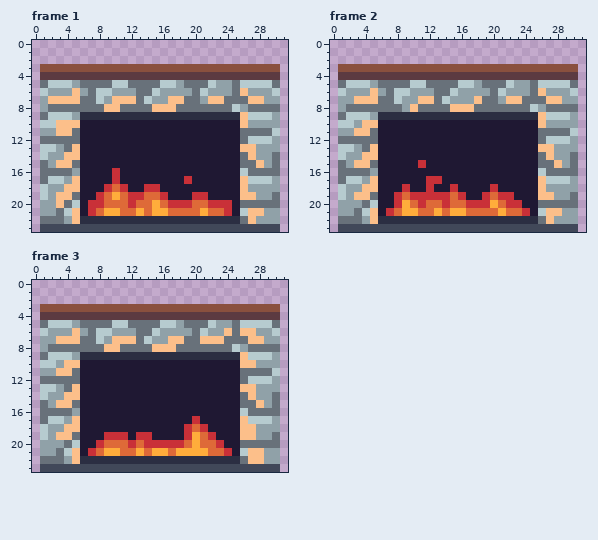
Two versions of one pixel-art file, Assets/Objects/Chimney.ase. Above, as it was before the edit.
32x24 pixels, 3 frames. Shown: frame 1, frame 2, frame 3.
The same view after the edit:
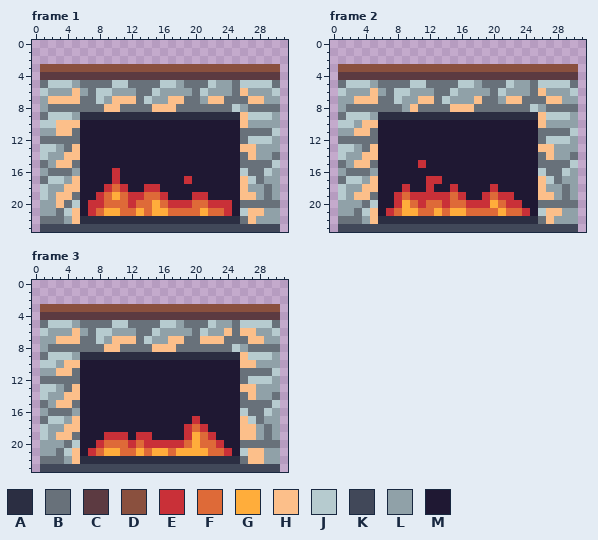
Palette (. is transparent): A #2b2e42  B #68717a  C #5c3a41  D #8a503e  E #c93038  F #de6a38  G #ffad3b  H #fcbf8a  J #b6cbcf  K #414859  L #90a1a8  M #1f1833
Edits made:
--- frame 1, layers "Layer 3", "Layer 1"
@@ x 0..31 @@
 14 .JLLHHMMMMMMMMMMMMMMMMMMMMBHLLB.
-15 .BLHHBMMMMMMMMMMMMMMMMMMMMBBHLB.
-16 .BBBBLMMMMEMMMMMMMMMMMMMMMJBBBB.
-17 .BJJLHMMMMEMMMMMMMMEMMMMMMHJJJL.
-18 .JLLHHMMMEFEMMEEMMMMMMMMMMHLLLL.
-19 .JLHHBMMEFGFEEFFEMMMEEMMMMHHLLB.
+15 .BLHHBMMMMMMMMMMMMMMMMMMMMBBBBJ.
+16 .LBBBLMMMMEMMMMMMMMMMMMMMMJBBJL.
+17 .BJJLHMMMMEMMMMMMMMEMMMMMMHJBLL.
+18 .JLLHHMMMEFEMMEEMMMMMMMMMMHLLBL.
+19 .JLHHBMMEFGFEEFFEMMMEEMMMMHHLBL.
 20 .LLHBJMEEFFFEFFGFEEEFFEEEMBBBBB.
--- frame 2, layers "Layer 3", "Layer 1"
@@ x 0..31 @@
 14 .JLLHHMMMMMMMMMMMMMMMMMMMMBHLLB.
-15 .BLHHBMMMMMEMMMMMMMMMMMMMMBBHLB.
-16 .BBBBLMMMMMMMMMMMMMMMMMMMMJBBBB.
-17 .BJJLHMMMMMMEEMMMMMMMMMMMMHJJJL.
-18 .JLLHHMMMEMMEMMEMMMMEMMMMMHLLLL.
-19 .JLHHBMMEFEEEEEFEMMEFEEMMMHHLLB.
+15 .BLHHBMMMMMEMMMMMMMMMMMMMMBBBBJ.
+16 .LBBBLMMMMMMMMMMMMMMMMMMMMJBBJL.
+17 .BJJLHMMMMMMEEMMMMMMMMMMMMHJBLL.
+18 .JLLHHMMMEMMEMMEMMMMEMMMMMHLLBL.
+19 .JLHHBMMEFEEEEEFEMMEFEEMMMHHLBL.
 20 .LLLBJMMEGFEFFEFFEEEGFEEMMBBBBB.
--- frame 3, layers "Layer 3", "Layer 1"
@@ x 0..31 @@
 14 .JLLHHMMMMMMMMMMMMMMMMMMMMBHLLB.
-15 .BLHHBMMMMMMMMMMMMMMMMMMMMBBHLB.
-16 .BBBBLMMMMMMMMMMMMMMMMMMMMJBBBB.
-17 .BJJLHMMMMMMMMMMMMMMEMMMMMHJJJL.
-18 .JLLHHMMMMMMMMMMMMMEFEMMMMHHLLL.
-19 .JLHHBMMMEEEMEEMMMMEGFEMMMHHLLB.
+15 .BLHHBMMMMMMMMMMMMMMMMMMMMBBBBJ.
+16 .LBBBLMMMMMMMMMMMMMMMMMMMMJBBJL.
+17 .BJJLHMMMMMMMMMMMMMMEMMMMMHJBLL.
+18 .JLLHHMMMMMMMMMMMMMEFEMMMMHHLBL.
+19 .JLHHBMMMEEEMEEMMMMEGFEMMMHHLBL.
 20 .LLLBJMMEFFFEFEEEEEFGFFEMMBBBBB.
Where, in picture pixels (left, top, right, bottom), the same in both pictures:
changed: (256, 160, 280, 200)
changed: (40, 168, 48, 176)
changed: (554, 160, 578, 200)
changed: (338, 168, 346, 176)
changed: (256, 400, 280, 440)
changed: (40, 408, 48, 416)
